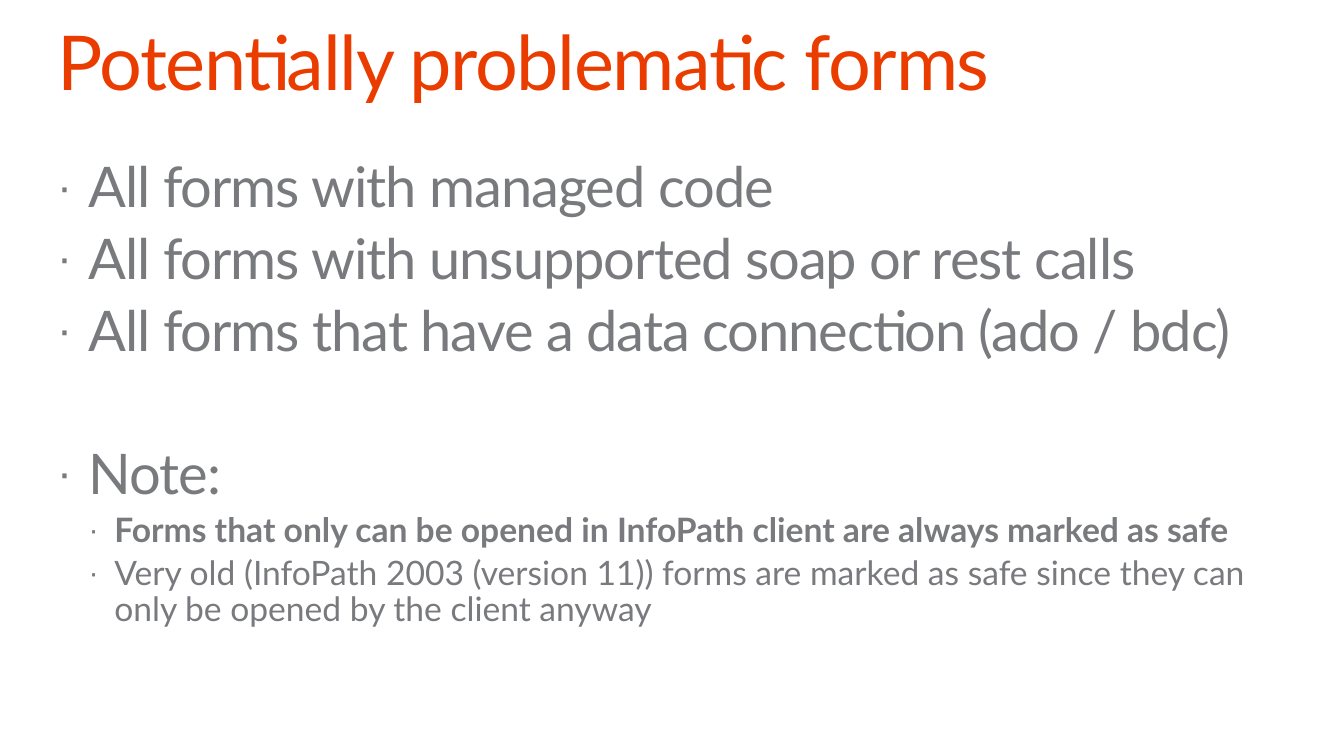
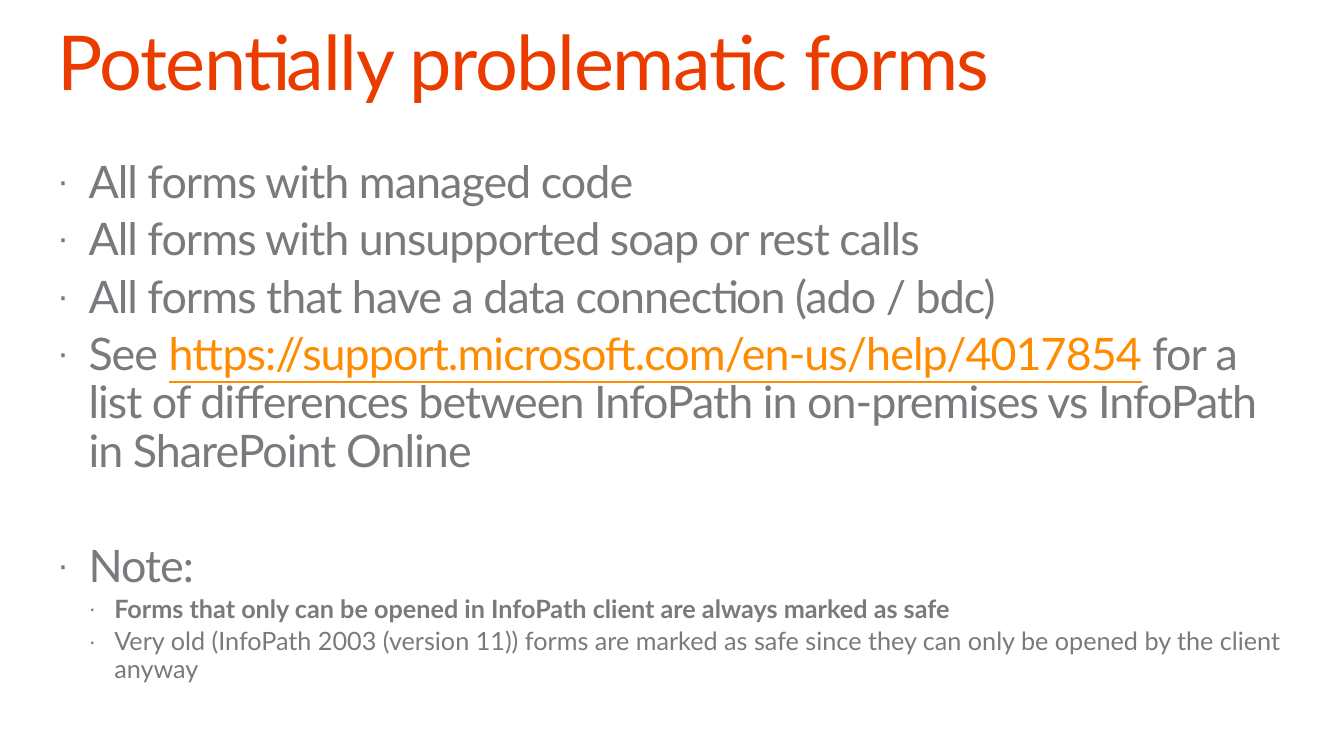
Before and after one commit to pnp/PnP-Transformation, a slide deck: slide 9 of InfoPath/Guidance/Decks/Office 365 JDP InfoPath - Self-service manual.pptx. Drawn at 1344x756 pixels with LibreOffice and Linux fonts; fonts in the diff are those of the drawing; background and template pictures are left out. Boxes give left, top, right and bottom in pixels: in the first picture for what was removed or moved away, otherwise in the second. Text is boxed around its words. In the diff, an @@ line names an element or a change of style, - is before the commit and + after.

```diff
--- a/InfoPath/Guidance/Decks/Office 365 JDP InfoPath - Self-service manual.pptx
+++ b/InfoPath/Guidance/Decks/Office 365 JDP InfoPath - Self-service manual.pptx
@@ text at bbox=[89, 165, 1280, 682]: size 40 to 32 pt in "All forms with managed code", "All forms with unsupported soap or rest ...", "All forms that have a data connection ...", "Note:"; size 24 to 18 pt in "Forms that only can be opened in ...", "Very old (InfoPath 2003 (version 11)) forms ..."; less space between paragraphs @@
@@ text at bbox=[89, 337, 1257, 468]: paragraph added @@
+· See https://support.microsoft.com/en-us/help/4017854 for a list of differences between InfoPath in on-premises vs InfoPath in SharePoint Online
```
Also in this commit, not shown: 2 other files.
